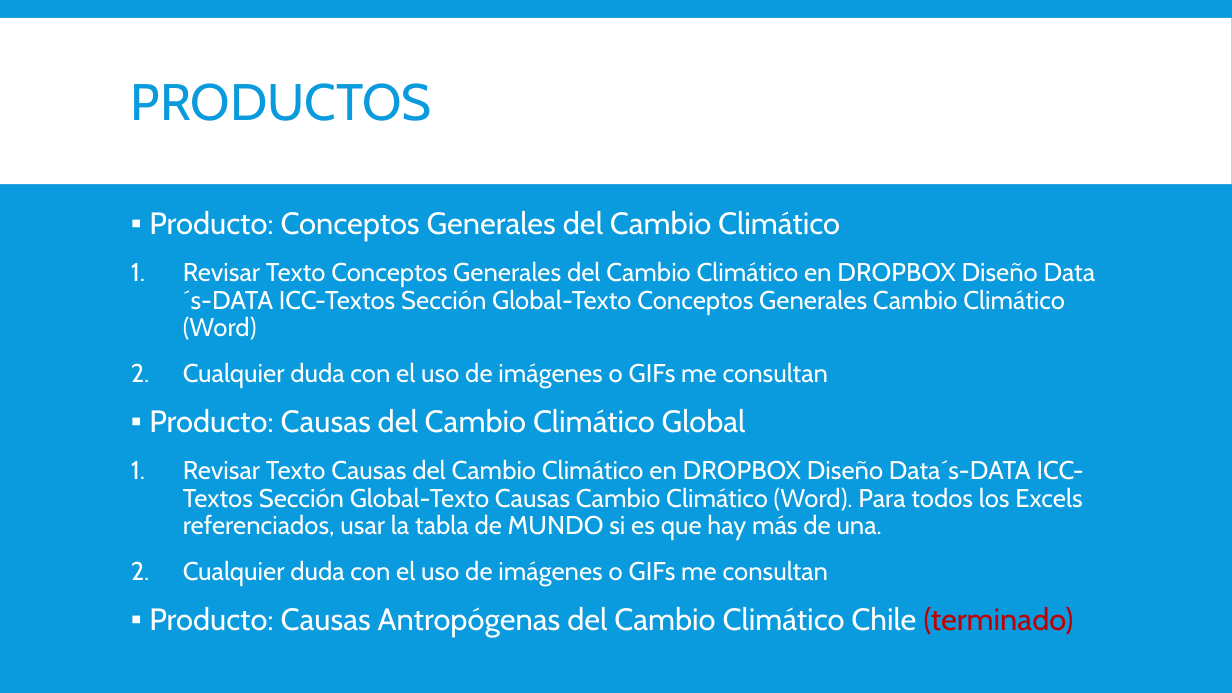
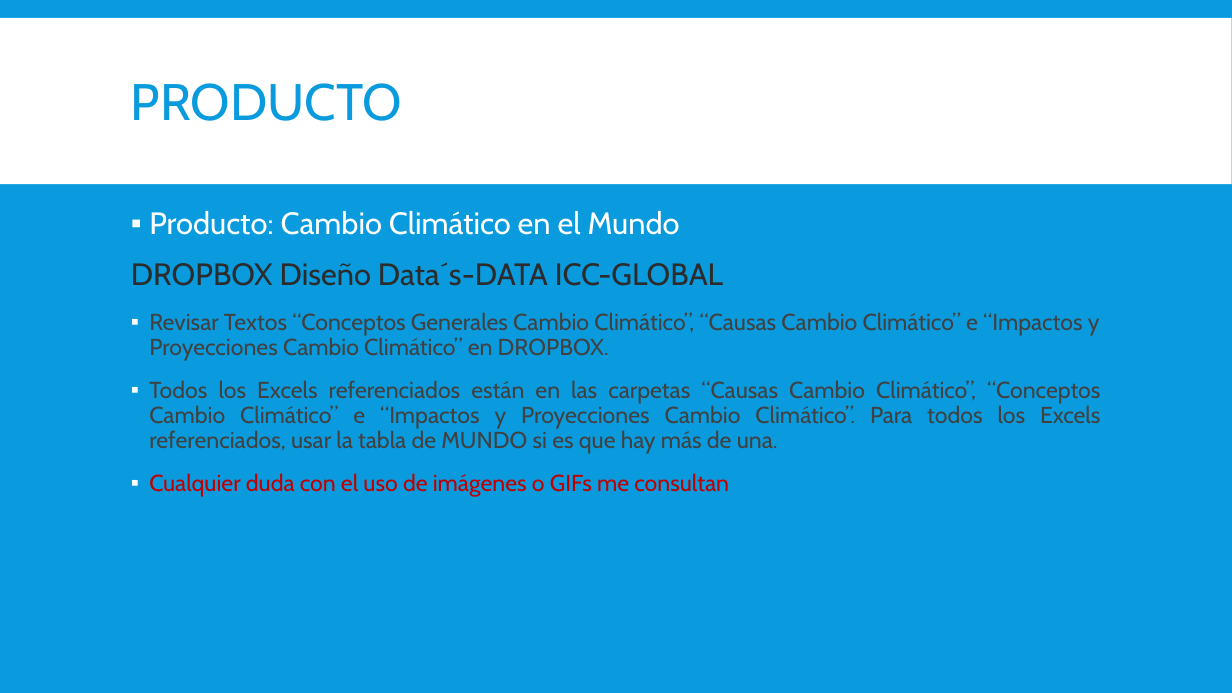
Before and after one commit to Sud-Austral/DATA-ICC, a slide deck: slide 4 of DATA CLIMA CREACION DE PRODUCTOS.pptx (slide 2 before the commit). Drawn at 1232x693 pixels with LibreOffice and Linux fonts; fonts in the diff are those of the drawing. Boxes give left, top, right and bottom in pixels: in the first picture for what was removed or moved away, otherwise in the second. Text is boxed around its words. In the diff, an @@ line names an element or a change of style, - is before the commit and + after.

```diff
--- a/DATA CLIMA CREACION DE PRODUCTOS.pptx
+++ b/DATA CLIMA CREACION DE PRODUCTOS.pptx
@@ title at box(131, 83, 402, 121): text changed @@
-PRODUCTOS
+PRODUCTO
@@ text at box(131, 211, 1100, 454): text changed; size 20 to 18 pt; text colour #FFFFFF to #414141 @@
-▪ Producto: Conceptos Generales del Cambio Climático
-1. Revisar Texto Conceptos Generales del Cambio Climático en DROPBOX Diseño Data´s-DATA ICC-Textos Sección Global-Texto Conceptos Generales Cambio Climático (Word)
+▪ Producto: Cambio Climático en el Mundo
+DROPBOX Diseño Data´s-DATA ICC-GLOBAL
+▪ Revisar Textos “Conceptos Generales Cambio Climático”, “Causas Cambio Climático” e “Impactos y Proyecciones Cambio Climático” en DROPBOX.
+▪ Todos los Excels referenciados están en las carpetas “Causas Cambio Climático”, “Conceptos Cambio Climático” e “Impactos y Proyecciones Cambio Climático”. Para todos los Excels referenciados, usar la tabla de MUNDO si es que hay más de una.
@@ text at box(149, 409, 1084, 637): paragraphs removed @@
-▪ Producto: Causas del Cambio Climático Global
-1. Revisar Texto Causas del Cambio Climático en DROPBOX Diseño Data´s-DATA ICC-Textos Sección Global-Texto Causas Cambio Climático (Word). Para todos los Excels referenciados, usar la tabla de MUNDO si es que hay más de una.
-2. Cualquier duda con el uso de imágenes o GIFs me consultan
-▪ Producto: Causas Antropógenas del Cambio Climático Chile (terminado)
@@ text at box(149, 473, 729, 497): size 20 to 18 pt, text colour #FFFFFF to #C00000 in "Cualquier duda con el uso de imágenes ..."; alignment left to justified; bullet 1. to ▪ @@
```
Also in this commit, not shown: 2 other slides changed, 1 slide added, 2 slides removed, 40 other files.
